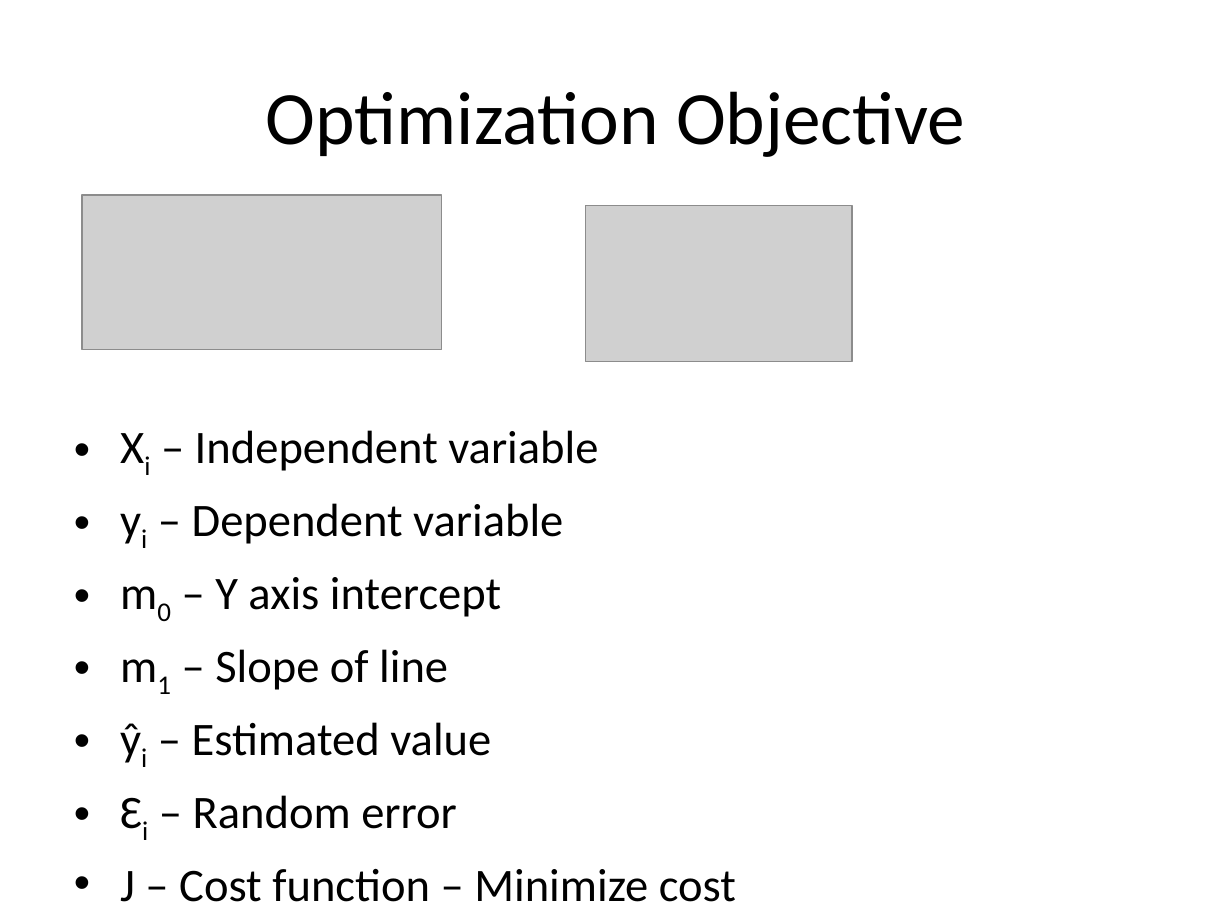
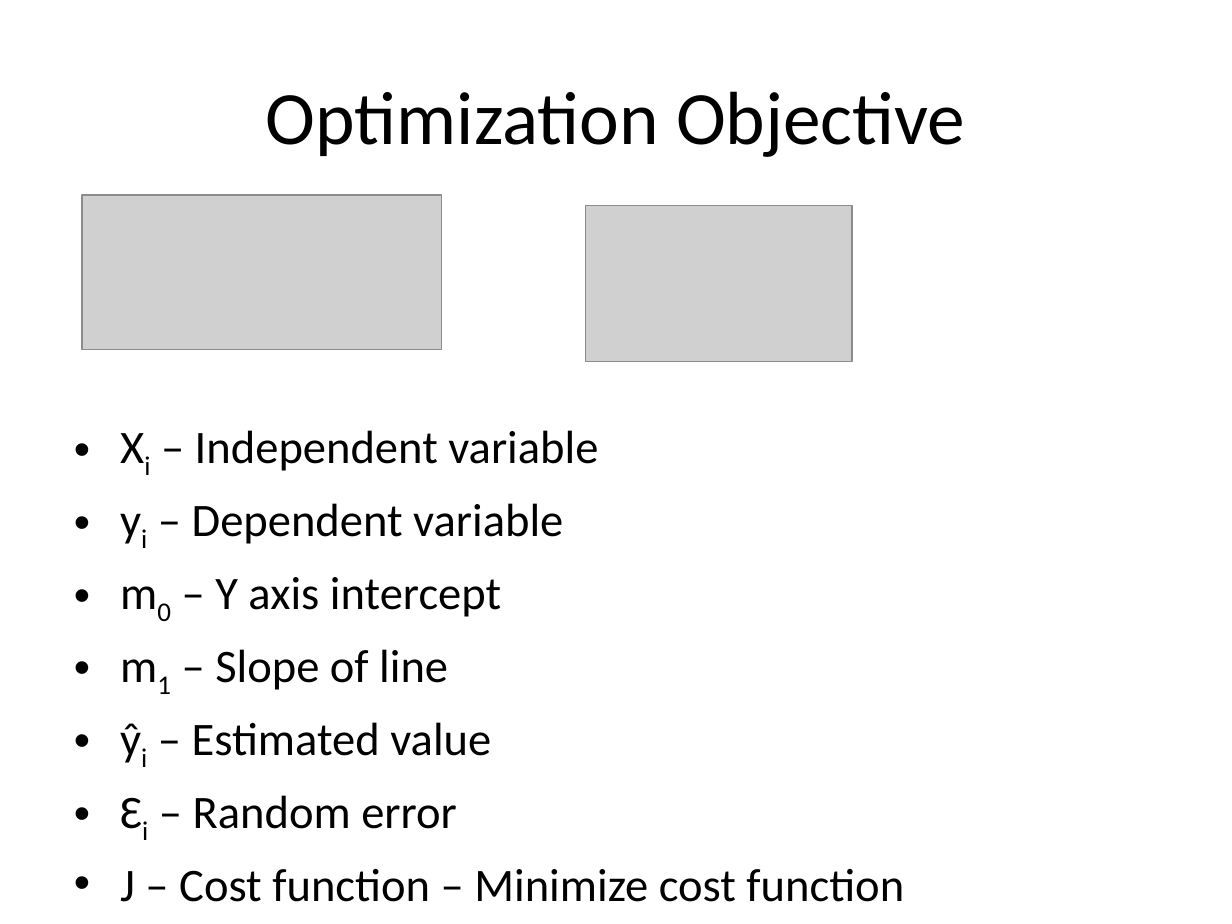
Before and after one commit to look4pritam/ArtificialIntelligence, a slide deck: slide 13 of MachineLearning/LinearRegression/LinearRegression.pptx (slide 12 before the commit). Drawn at 1232x924 pixels with LibreOffice and Linux fonts; fonts in the diff are those of the drawing; grey boxes stand for pictures. Boxes give left, top, right and bottom in pixels: in the first picture for what was removed or moved away, otherwise in the second. Text is boxed around its words. In the diff, an @@ line names an element or a change of style, - is before the commit and + after.

```diff
--- a/MachineLearning/LinearRegression/LinearRegression.pptx
+++ b/MachineLearning/LinearRegression/LinearRegression.pptx
@@ text at (120, 869, 904, 902): text changed @@
-• J – Cost function – Minimize cost
+• J – Cost function – Minimize cost function
```
Also in this commit, not shown: 1 other slide changed.
